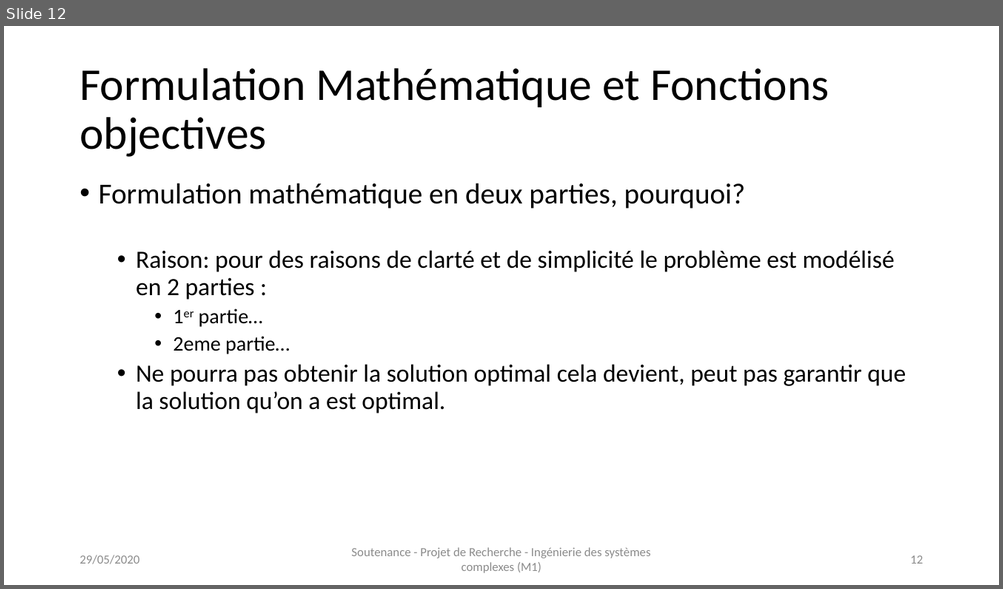
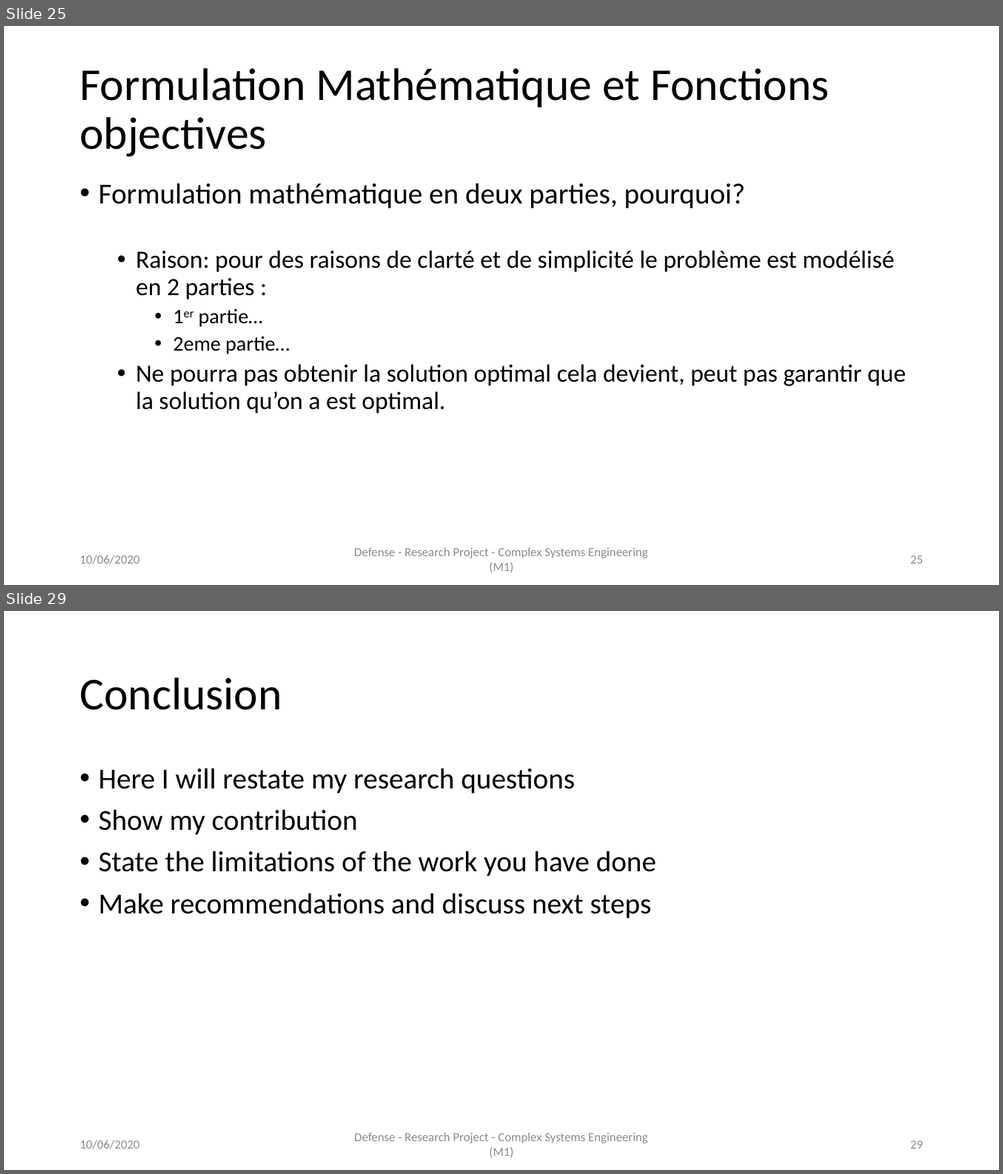
Before and after one commit to AymanABDELHAMID/OD_MTO_DARP, a slide deck: Presentation/presentation_AymanMahmoud.pptx. Shown one above the other, each under a label of ours: slide 12 before the commit, slides 25 and 29 after it; the slides between them are not shown. The pictures are 1003x589 and 1003x1174 pixels, drawn with LibreOffice and Linux fonts; fonts in the diff are those of the drawing. Boxes give left, top, right and bottom in pixels: in the first picture for what was removed or moved away, otherwise in the second. Text is boxed around its words. In the diff, an @@ line names an element or a change of style, - is before the commit and + after.

```diff
--- a/Presentation/presentation_AymanMahmoud.pptx
+++ b/Presentation/presentation_AymanMahmoud.pptx
@@ slide 29 added at [4, 611, 999, 1170], background #FFFFFF @@
@@ title added at [79, 678, 282, 710], 44 pt, text #000000 @@
+Conclusion
@@ text added at [99, 768, 656, 919], 28 pt, text #000000 @@
+• Here I will restate my research questions
+• Show my contribution
+• State the limitations of the work you have done
+• Make recommendations and discuss next steps
@@ text added at [79, 1140, 139, 1150], 12 pt, text #8C8C8C @@
+10/06/2020
@@ text added at [354, 1133, 648, 1158], 12 pt, text #8C8C8C @@
+Defense - Research Project - Complex Systems Engineering (M1)
@@ page number added at [910, 1141, 922, 1149], 12 pt, text #8C8C8C @@
+29
@@ what was slide 12 is now slide 25 @@
@@ slide 25 changed as well @@
@@ text at [79, 555, 139, 565]: text changed @@
-29/05/2020
+10/06/2020
@@ text at [354, 548, 648, 573]: text changed @@
-Soutenance - Projet de Recherche - Ingénierie des systèmes complexes (M1)
+Defense - Research Project - Complex Systems Engineering (M1)
@@ page number at [910, 556, 922, 564]: text changed @@
-12
+25
```
Also in this commit, not shown: 9 other slides changed, 21 other slides added, 8 slides removed, 3 other files.
